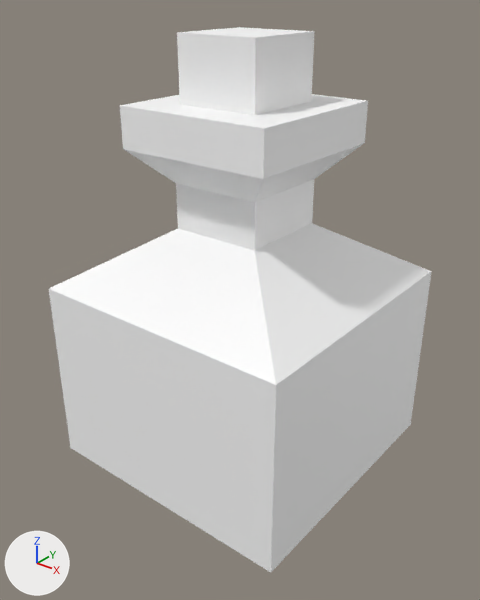
The glTF model assets/synty/simple_fantasy_interiors/models/SM_Prop_Ink_01.glb: old version first, new version second.
Both versions are drawn from a 50 mm camera at (0.00317, -0.00403, 0.00391) aimed at (0.00005, -0.00014, 0.0015). The axes (+X, +Y, +Z) are drawn at lower left. The lights are the same throughout.

The first picture shows 'SM_Prop_Ink_01'.
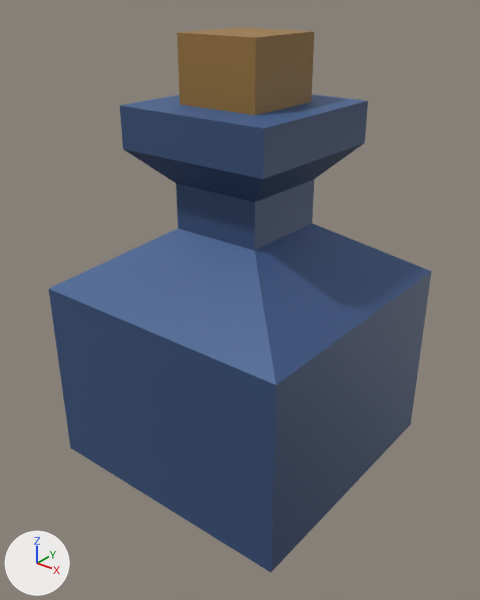
Changed parts and their boxes (x1, y1, x2, y2) in the pictures (480 x 600 px):
'SM_Prop_Ink_01', surface changed (grey to blue): (49, 27, 432, 572) in both

Edits to the bpy script that builds the scene:
```text
Add img_simplefantasyinteriorstexture:
    img_simplefantasyinteriorstexture = load_image('SimpleFantasyInteriorsTexture', '_unpacked/SimpleFantasyInteriorsTexture', 1024, 1024, 'sRGB')
Change mat_lambert1:
    remove mat_lambert1.base_color = (1.0, 1.0, 1.0)  # white #ffffff
    add mat_lambert1.texture = img_simplefantasyinteriorstexture
```
